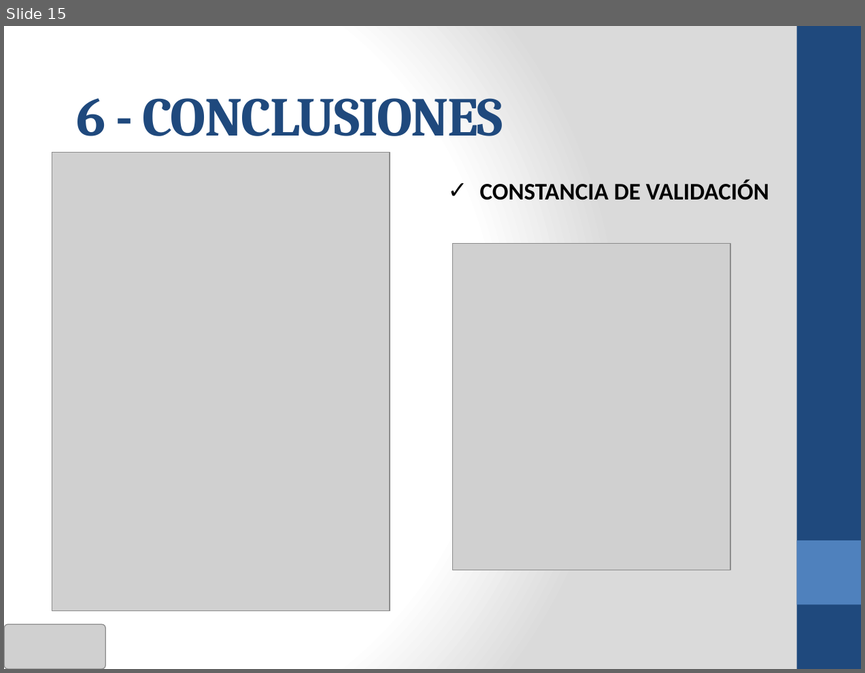
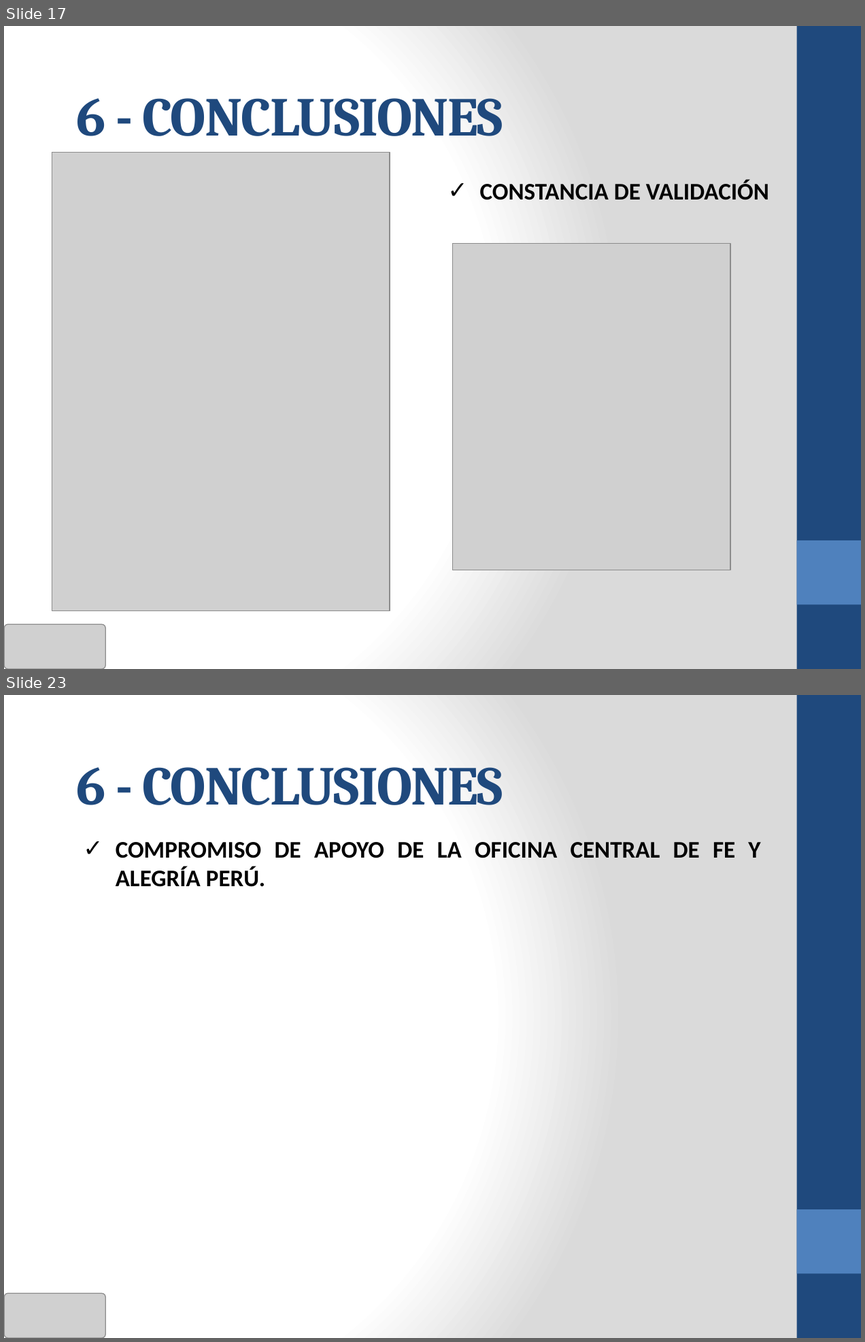
Before and after one commit to cms/proyecto-fya, a slide deck: Presentacion Final Ciclo 2011-02/ANOCFAP-[Presentación Final v2.0].pptx. Shown one above the other, each under a label of ours: slide 15 before the commit, slides 17 and 23 after it; the slides between them are not shown. The pictures are 865x673 and 865x1342 pixels, drawn with LibreOffice and Linux fonts; fonts in the diff are those of the drawing; grey boxes stand for pictures. Boxes give left, top, right and bottom in pixels: in the first picture for what was removed or moved away, otherwise in the second. Text is boxed around its words. In the diff, an @@ line names an element or a change of style, - is before the commit and + after.

```diff
--- a/Presentacion Final Ciclo 2011-02/ANOCFAP-[Presentación Final v2.0].pptx
+++ b/Presentacion Final Ciclo 2011-02/ANOCFAP-[Presentación Final v2.0].pptx
@@ slide 23 added at box(4, 695, 861, 1338), background gradient #FFFFFF to #DADADA; not listed: 2 template elements that a slide beside it also shows @@
@@ text added at box(77, 767, 503, 805), 46 pt, text #1F497D, bold @@
+6 - CONCLUSIONES
@@ text added at box(116, 842, 760, 887), 20 pt, text #000000, bold @@
+✓ COMPROMISO DE APOYO DE LA OFICINA CENTRAL DE FE Y ALEGRÍA PERÚ.
@@ picture added at box(4, 1293, 105, 1338) @@
@@ what was slide 15 is now slide 17 @@
```
Also in this commit, not shown: 7 slides changed, 7 other slides added, 1 slide removed, 1 other file.
